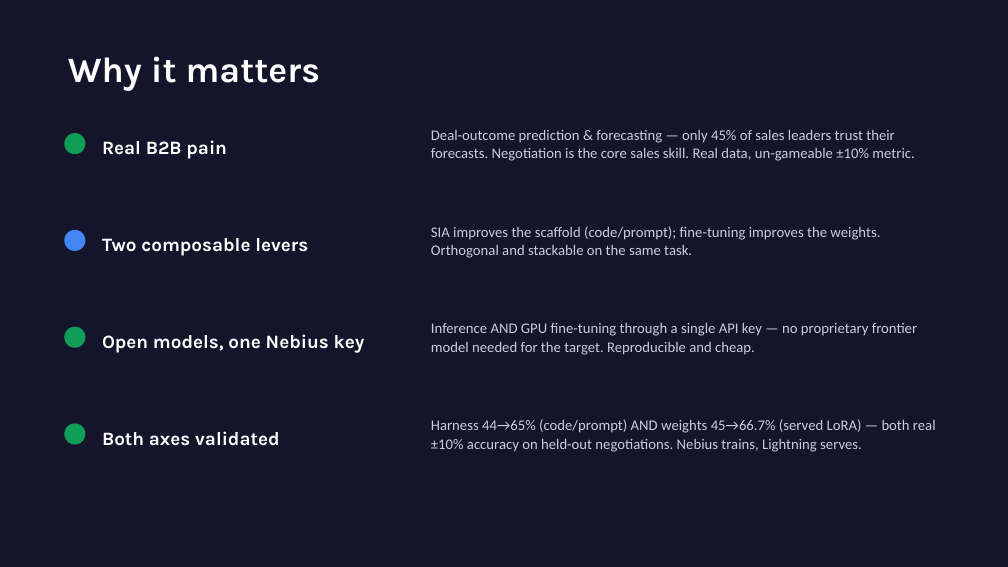
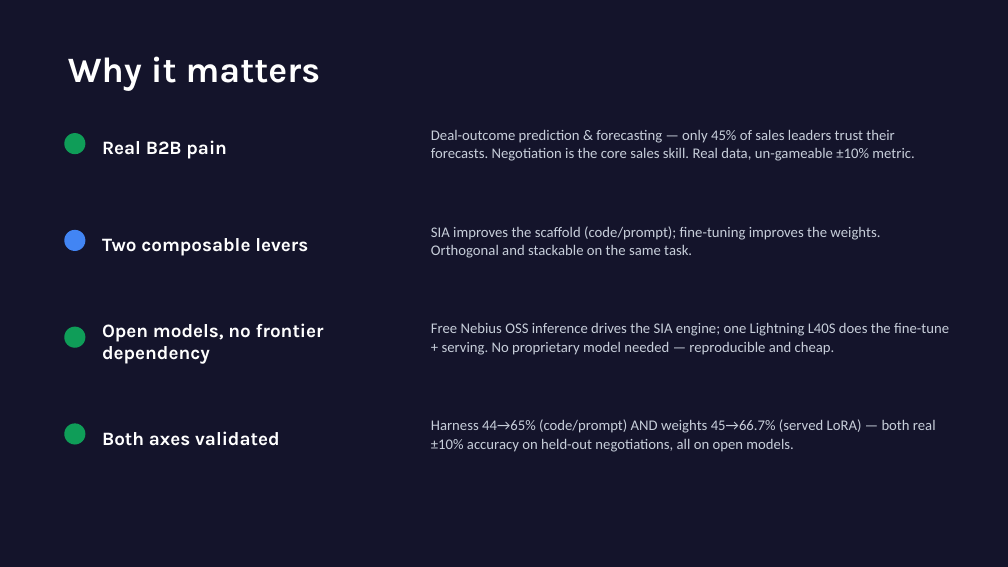
Before and after one commit to Leapfrogger-ai/oss-sia-haggle, a slide deck: slide 4 of demo/Haggle_SIA_Nebius.pptx. Drawn at 1008x567 pixels with LibreOffice and Linux fonts; fonts in the diff are those of the drawing. Boxes give left, top, right and bottom in pixels: in the first picture for what was removed or moved away, otherwise in the second. Text is boxed around its words. In the diff, an @@ line names an element or a change of style, - is before the commit and + after.

```diff
--- a/demo/Haggle_SIA_Nebius.pptx
+++ b/demo/Haggle_SIA_Nebius.pptx
@@ text at (102,323,324,364): text changed @@
-Open models, one Nebius key
+Open models, no frontier dependency
@@ text at (431,323,949,355): text changed @@
-Inference AND GPU fine-tuning through a single API key — no proprietary frontier model needed for the target. Reproducible and cheap.
+Free Nebius OSS inference drives the SIA engine; one Lightning L40S does the fine-tune + serving. No proprietary model needed — reproducible and cheap.
@@ text at (431,419,936,452): text changed @@
-Harness 44→65% (code/prompt) AND weights 45→66.7% (served LoRA) — both real ±10% accuracy on held-out negotiations. Nebius trains, Lightning serves.
+Harness 44→65% (code/prompt) AND weights 45→66.7% (served LoRA) — both real ±10% accuracy on held-out negotiations, all on open models.
```
Also in this commit, not shown: 1 other slide changed, 6 other files.
